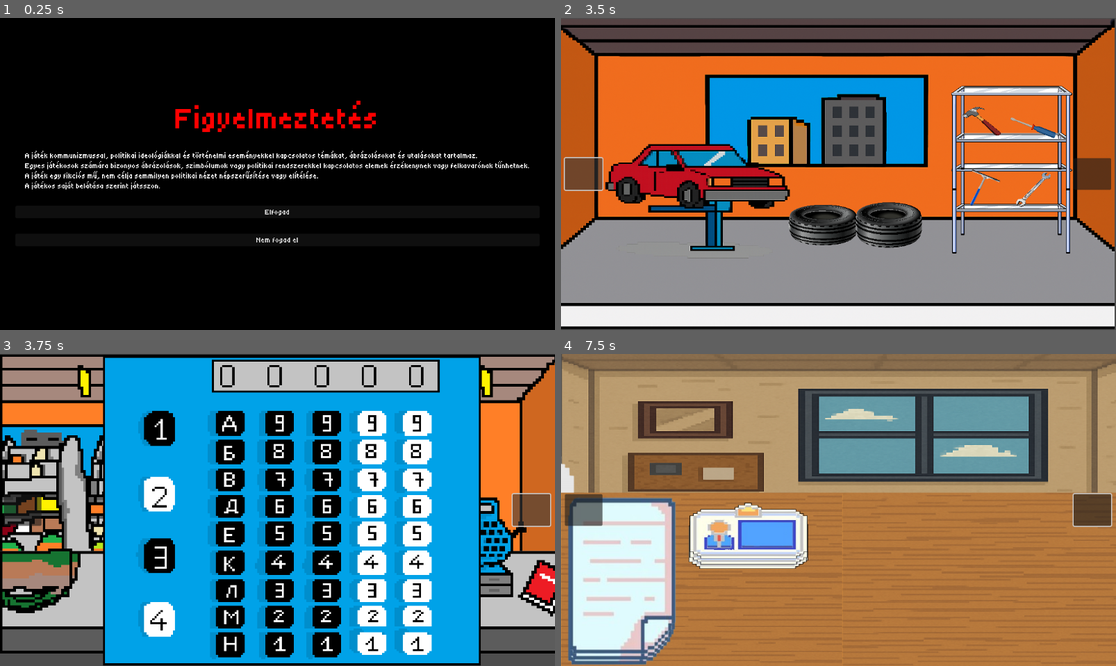
Above: before the commit, frames 1-4 (two rows, left to right).
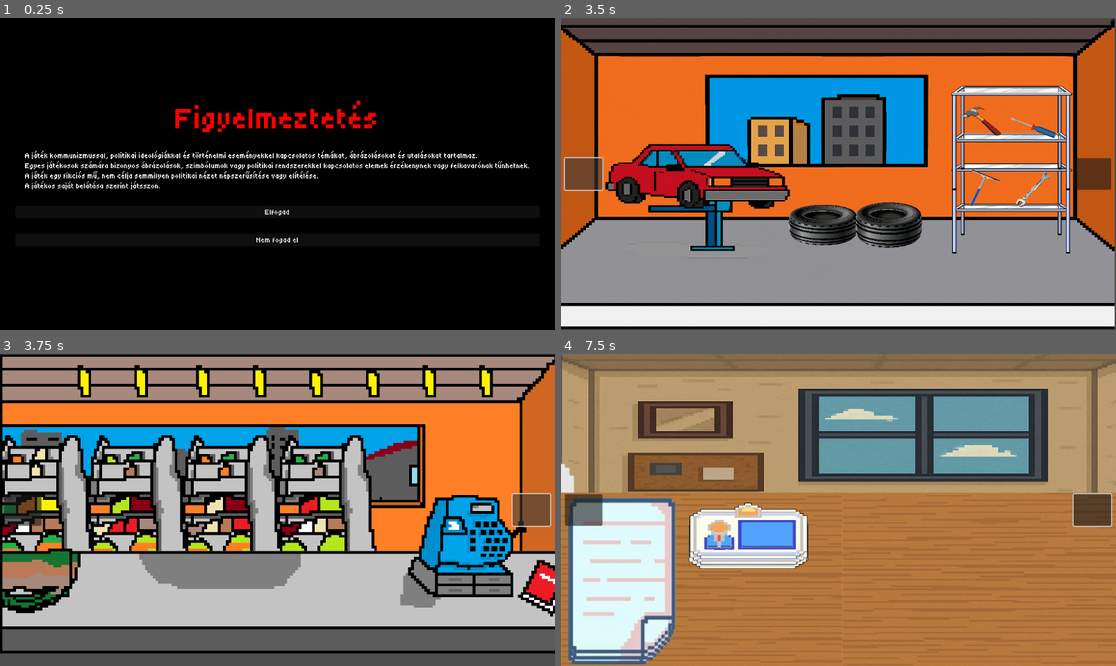
Above: after the commit, the same moments.

Repository: szsolt0/SzakGyak
Game: Godot game, scene res://scenes/menu/main_menu.tscn
Two runs of this game, one before a commit and one after it. Both use one fixed random seed, a clock stepped at 60 frames per second and the inputs below.
Inputs (mouse positions are in pixels of both pictures, inside the frame that each line leads up to):
- Up to frame 1 (0.25 s): no input
- Up to frame 2 (3.5 s): click "Elfogad" at 0.5 s; click "Játék" at 1.25 s; click "LVL_SELECT_MENU_NEW_SAVE" at 2 s; click (583, 174) at 2.75 s
- Up to frame 3 (3.75 s): click (532, 510) at 3.5 s
- Up to frame 4 (7.5 s): click (583, 510) at 4.25 s; click (1093, 510) at 5 s; click (583, 510) at 5.75 s; click (1093, 510) at 6.5 s; tap Enter at 7.25 s; move the mouse to (960, 494) at 7.27 s; hold Shift from 7.28 s (still down); click (960, 494) at 7.42 s

Frames 1-2 are identical in both runs. In frame 3, 63% of the frame differs, in the area x 18-87%, y 0-100%; in frame 4, nothing differs.

Commit message:
Elsődleges demo játék készen áll exe-vé alakításra

Diff:
--- a/scenes/menu/save_select_menu.gd
+++ b/scenes/menu/save_select_menu.gd
@@ -16,7 +16,8 @@
 func _ready() -> void:
 	_load_translations()
 
-	# Új mentés gomb callback
+	# Új mentés gomb callback utólag törölhető, csak míg nincs kész teljesen a
+	# mentés funkció, új mentésre kattintva elindul a játék
 	NEW_SAVE_BTN.pressed.connect(func():
 		get_tree().change_scene_to_file("res://scenes/game/Game.tscn")
 	)
--- a/scenes/shop/register_button.gd
+++ b/scenes/shop/register_button.gd
@@ -3,7 +3,11 @@
 @export var normal_texture: Texture2D = preload("res://assets/textures/shop/Cash_register0.png")
 @export var hover_texture: Texture2D = preload("res://assets/textures/shop/Cash_register0light.png")
 
+var cashkeyboard
+
 func _ready():
+	cashkeyboard = get_node("../CanvasLayer2/CashKeyboard")
+	cashkeyboard.visible = false
 	$Sprite2D.texture = normal_texture
 
 func _on_mouse_entered():
@@ -14,16 +18,18 @@
 
 func _input_event(viewport, event, shape_idx):
 	if event is InputEventMouseButton and event.pressed:
-		var cashkeyboard = get_node("../CanvasLayer2/CashKeyboard")
 		var overlay = get_node("../CanvasLayer/ColorRect")
 
-		cashkeyboard.visible = true
-		overlay.modulate.a = 0.0
+		# Toggle láthatóság
+		cashkeyboard.visible = !cashkeyboard.visible
 
-		var tween = get_tree().create_tween()
-		tween.tween_property(
-			overlay,
-			"modulate:a",
-			0.7,
-			2.0
-		)
+		# Overlay csak akkor jelenik meg, ha a CashKeyboard nyílik
+		if cashkeyboard.visible:
+			overlay.modulate.a = 0.0
+			var tween = get_tree().create_tween()
+			tween.tween_property(
+				overlay,
+				"modulate:a",
+				0.7,
+				2.0
+			)
Not shown: 1 places in scenes/carshop/CarShop.tscn that only renumber resources
